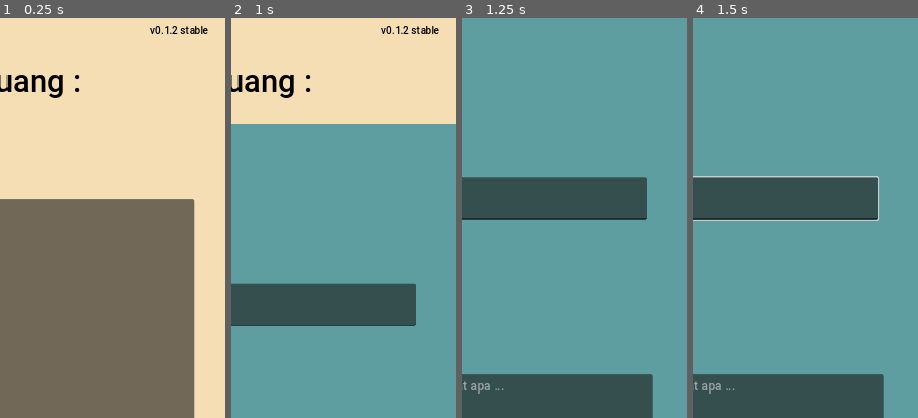
Above: before the commit, frames 1-4 (left to right).
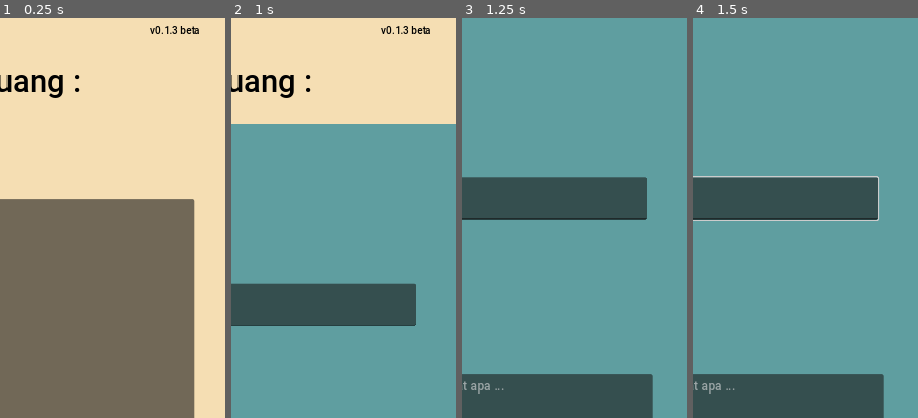
Above: after the commit, the same moments.

Repository: Ghofar05/catatan_keuangan_sederhana
Game: Godot game, scene res://main.tscn
The game is run twice, just before and just after one commit, with the same random seed, the same clock (stepped at 60 frames per second) and the same inputs.
Inputs (mouse positions are % of the whole screen's width and height, from its top left):
- Up to frame 1 (0.25 s): no input
- Up to frame 2 (1 s): click "+" at 0.5 s
- Up to frame 3 (1.25 s): no input
- Up to frame 4 (1.5 s): click (49, 23) at 1.27 s; type "12" at 1.35 s
The pictures show only the part of the screen within x 50-100%, y 0-50%; the shares and areas given below are measured in that part.

The runs differ from the first frame. In frame 1, 0.2% of the frame differs, in the area x 76-93%, y 2-4%; in frame 2, 0.2%; in frame 3, nothing differs; in frame 4, nothing differs.

Commit message:
reversion info

Diff:
--- a/Global.gd
+++ b/Global.gd
@@ -1,7 +1,7 @@
 extends Node
 
 
-@onready var appVersion = "v0.1.2 stable"
+@onready var appVersion = "v0.1.3 beta"
 @onready var saveDataAvailable = true
 @onready var styleSelected = "classic"
 
--- a/project.godot
+++ b/project.godot
@@ -11,7 +11,7 @@
 [application]
 
 config/name="catat uang"
-config/version="v0.1.3 -stable"
+config/version="v0.1.3 -beta"
 run/main_scene="res://main.tscn"
 config/features=PackedStringArray("4.3", "GL Compatibility")
 boot_splash/bg_color=Color(0.988235, 0.972549, 0.890196, 1)
